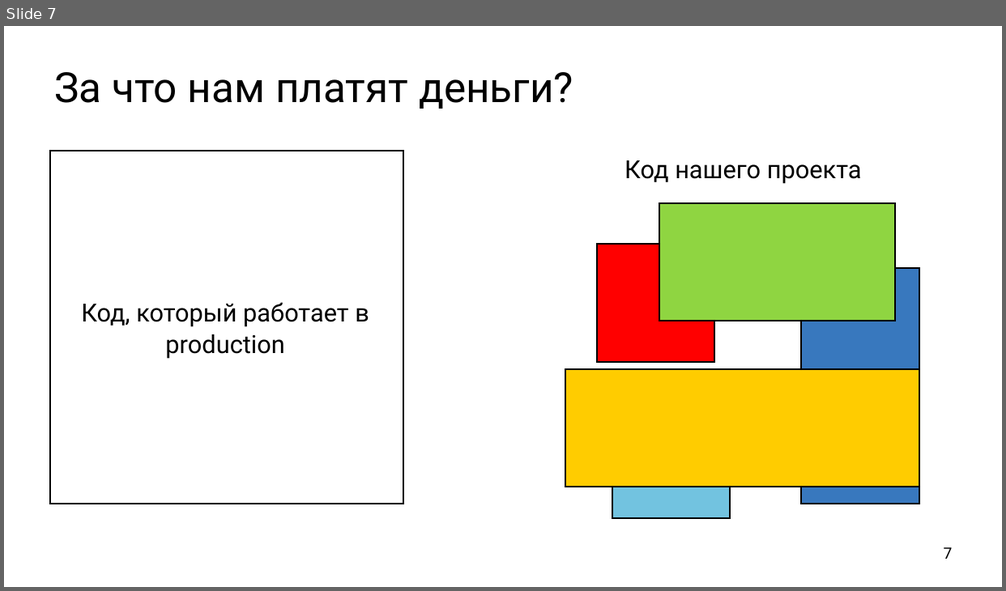
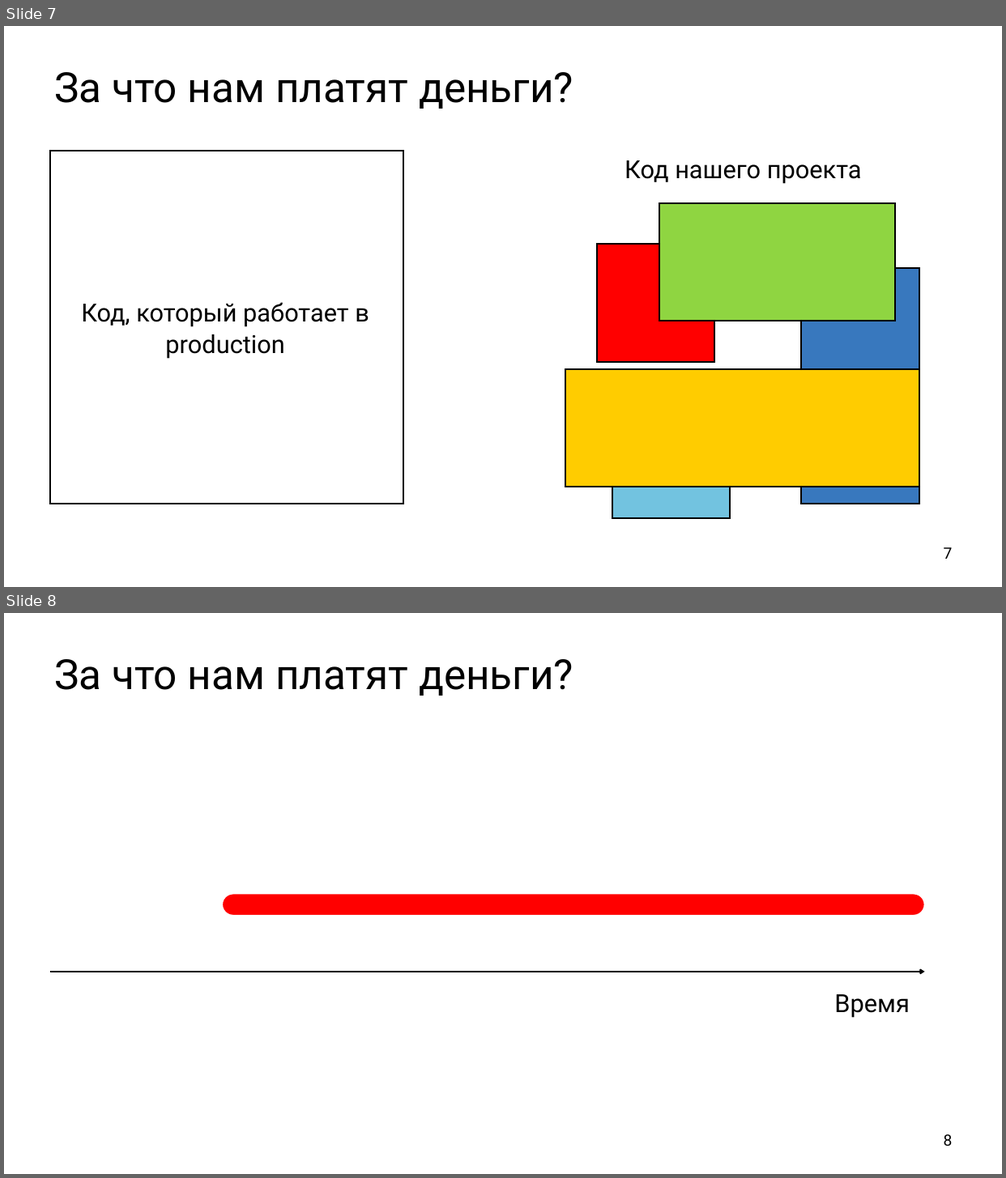
Before and after one commit to ishfb/cpprus17, a slide deck: slides.pptx. Shown one above the other, each under a label of ours: slide 7 before the commit, slides 7 and 8 after it. The pictures are 1006x591 and 1006x1178 pixels, drawn with LibreOffice and Linux fonts; fonts in the diff are those of the drawing. Boxes give left, top, right and bottom in pixels: in the first picture for what was removed or moved away, otherwise in the second. Text is boxed around its words. In the diff, an @@ line names an element or a change of style, - is before the commit and + after.

```diff
--- a/slides.pptx
+++ b/slides.pptx
@@ slide 8 added at box(4, 613, 1002, 1174), background #FFFFFF @@
@@ title added at box(54, 659, 573, 696), 80 pt, text #000000 @@
+За что нам платят деньги?
@@ ellipse added at box(222, 894, 244, 916), fill #FF0000, outline #FFFFFF 3 pt @@
@@ rounded rectangle added at box(222, 894, 925, 916), fill #FF0000, outline #FFFFFF 3 pt @@
@@ arrow added from (50, 972) to (925, 972), #000000 3 pt @@
@@ text added at box(834, 995, 909, 1018), 48 pt, text #000000 @@
+Время
@@ page number added at box(944, 1135, 953, 1146), 30 pt, text #000000 @@
+8
```
Also in this commit, not shown: 1 other slide added.
